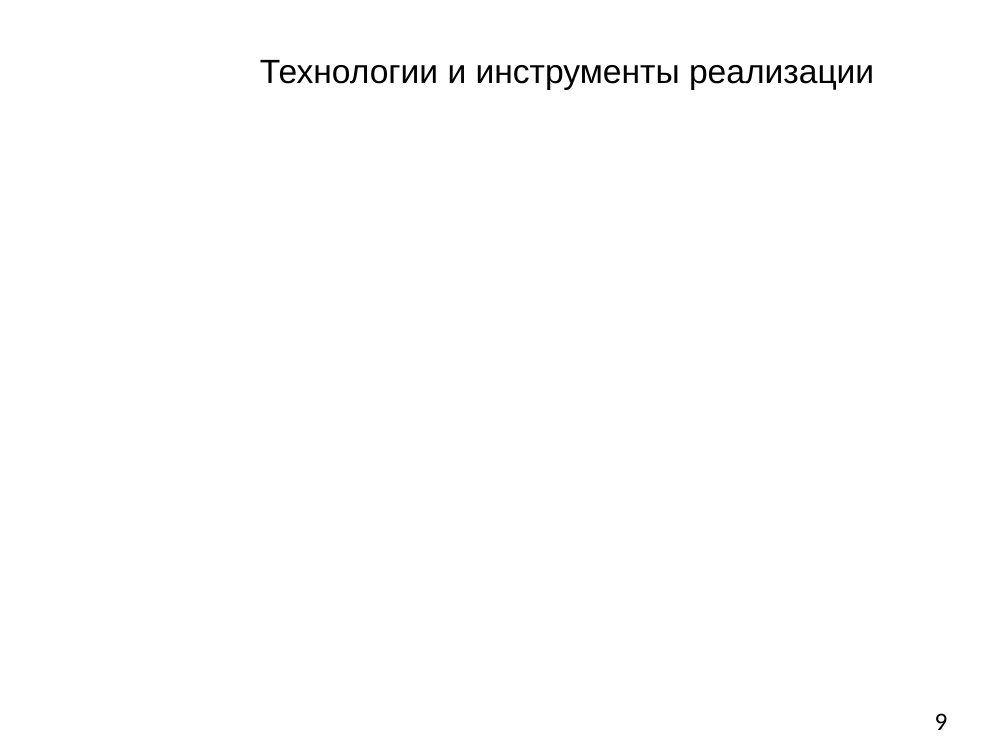
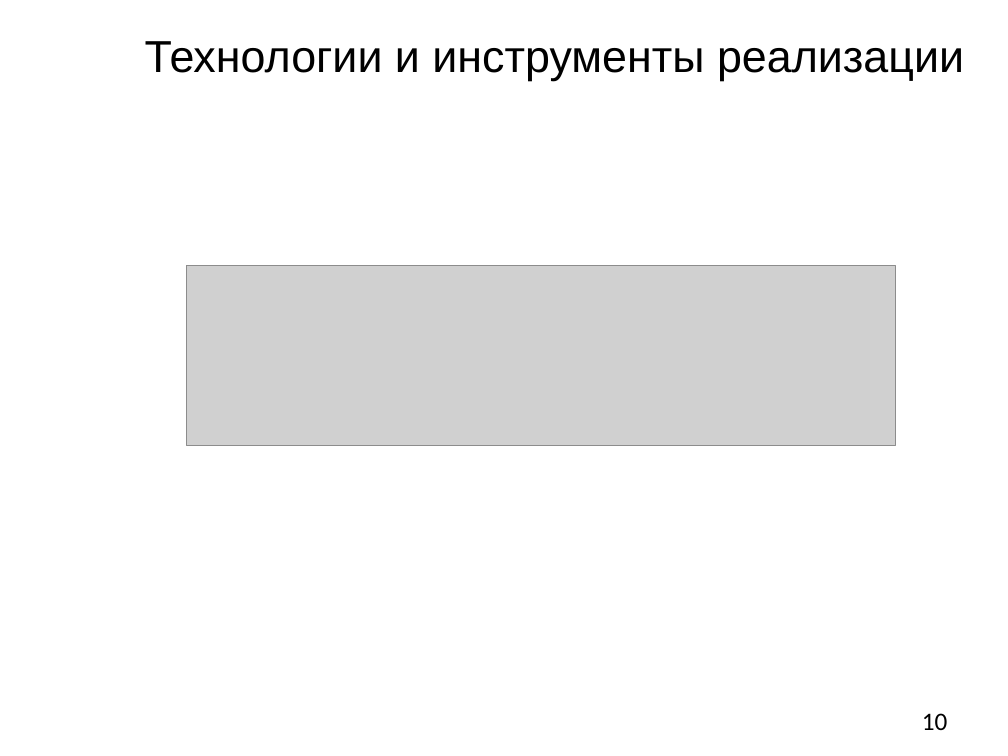
Before and after one commit to M2000h/HSE-APP, a slide deck: slide 10 of Презентация.pptx (slide 9 before the commit). Drawn at 1008x756 pixels with LibreOffice and Linux fonts; fonts in the diff are those of the drawing; grey boxes stand for pictures; background and template pictures are left out. Boxes give left, top, right and bottom in pixels: in the first picture for what was removed or moved away, otherwise in the second. Text is boxed around its words. In the diff, an @@ line names an element or a change of style, - is before the commit and + after.

```diff
--- a/Презентация.pptx
+++ b/Презентация.pptx
@@ text "Технологии и инструменты реализации": place and size @@
-text "Технологии и инструменты реализации" at (260,60,874,90)
+text "Технологии и инструменты реализации" at (145,41,964,81)
@@ text "Технологии и инструменты реализации" at (145,41,964,81): size 24 to 32 pt @@
@@ picture added at (186,266,895,446) @@
@@ page number at (922,713,948,730): text changed @@
-9
+10
```
Also in this commit, not shown: 8 other slides changed, 1 slide added, 3 slides removed.
